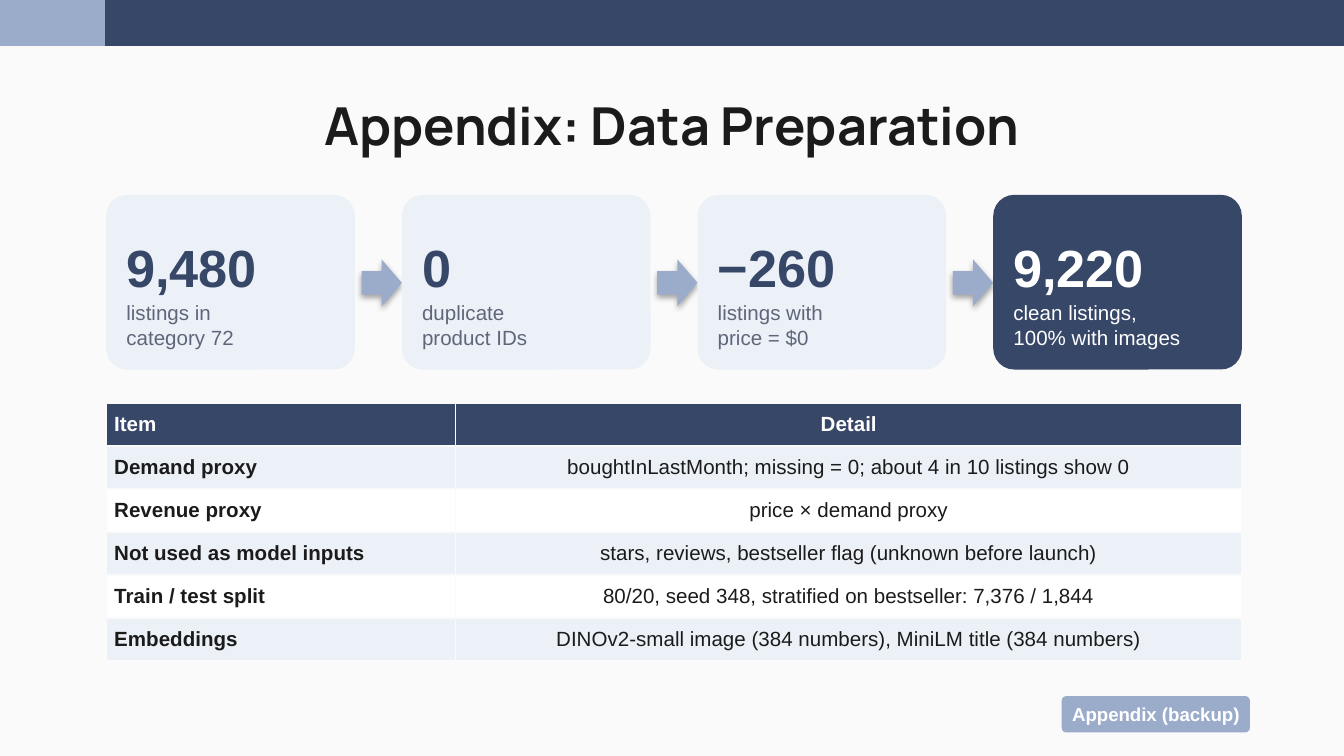
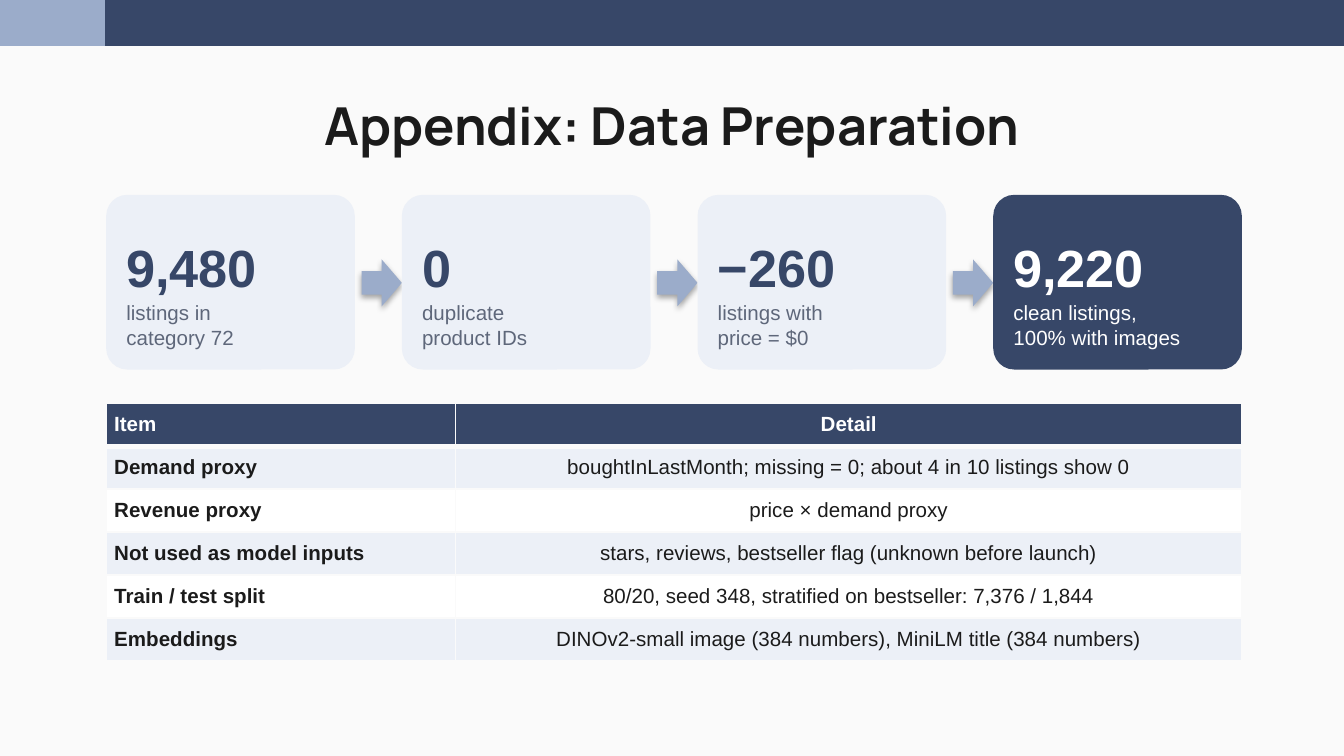
Before and after one commit to nakimagine/hello-world, a slide deck: slide 32 of Group_3_Amazon_Office_Electronic_Slides.pptx (slide 18 before the commit). Drawn at 1344x756 pixels with LibreOffice and Linux fonts; fonts in the diff are those of the drawing. Boxes give left, top, right and bottom in pixels: in the first picture for what was removed or moved away, otherwise in the second. Text is boxed around its words. In the diff, an @@ line names an element or a change of style, - is before the commit and + after.

```diff
--- a/Group_3_Amazon_Office_Electronic_Slides.pptx
+++ b/Group_3_Amazon_Office_Electronic_Slides.pptx
@@ table: place and size @@
-table at [106,403,1242,661]
+table at [106,403,1242,756]
@@ rounded rectangle removed at [1062,696,1250,732] @@
-Appendix (backup)
```
Also in this commit, not shown: 16 other slides changed, 19 slides added, 6 slides removed.
